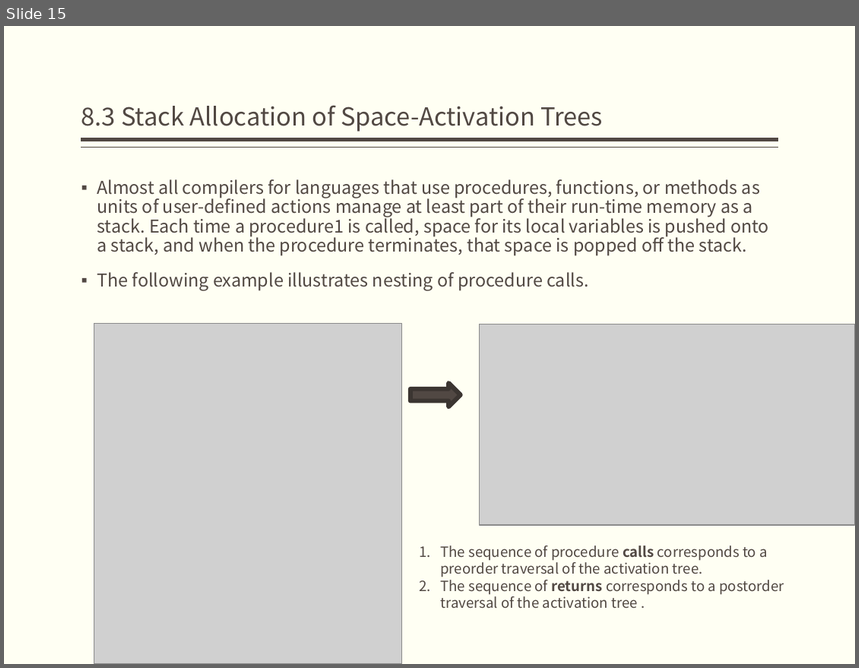
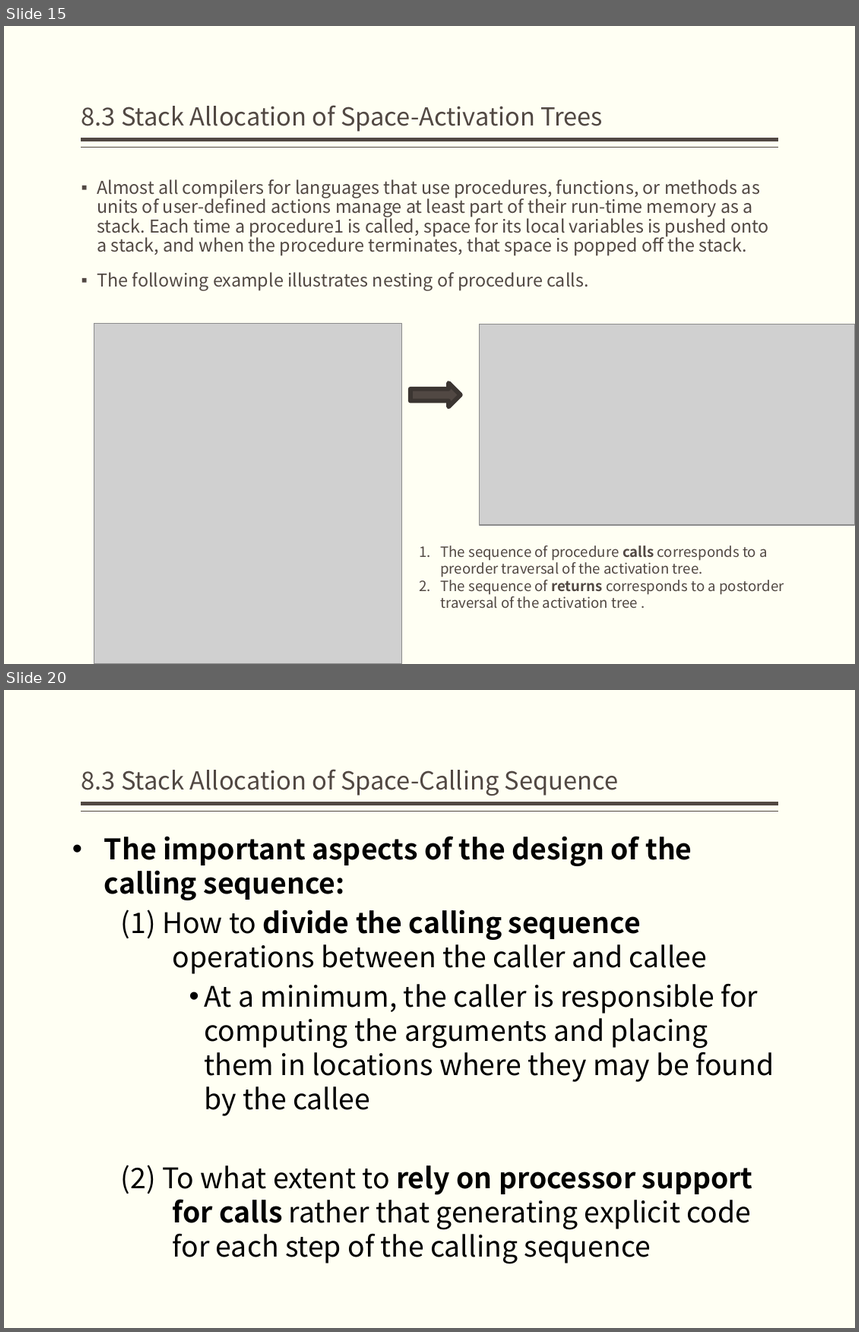
Before and after one commit to jz81/jz81.github.io, a slide deck: course/compiler/lecture/(Spring2020)Lecture8.pptx. Shown one above the other, each under a label of ours: slide 15 before the commit, slides 15 and 20 after it; the slides between them are not shown. The pictures are 859x668 and 859x1332 pixels, drawn with LibreOffice and Linux fonts; fonts in the diff are those of the drawing; grey boxes stand for pictures. Boxes give left, top, right and bottom in pixels: in the first picture for what was removed or moved away, otherwise in the second. Text is boxed around its words. In the diff, an @@ line names an element or a change of style, - is before the commit and + after.

```diff
--- a/course/compiler/lecture/(Spring2020)Lecture8.pptx
+++ b/course/compiler/lecture/(Spring2020)Lecture8.pptx
@@ slide 20 added at box(4, 690, 855, 1328), background #FFFFF3; not listed: 2 template elements that a slide beside it also shows @@
@@ title added at box(82, 769, 619, 796), 21 pt, text #514843 @@
+8.3 Stack Allocation of Space-Calling Sequence
@@ text added at box(104, 836, 775, 1265), 24 pt, text #000000 @@
+• The important aspects of the design of the calling sequence:
+  (1) How to divide the calling sequence operations between the caller and callee
+    • At a minimum, the caller is responsible for computing the arguments and placing them in locations where they may be found by the callee
+  (2) To what extent to rely on processor support for calls rather that generating explicit code for each step of the calling sequence
```
Also in this commit, not shown: 1 slide changed, 6 other slides added, 5 slides removed.
